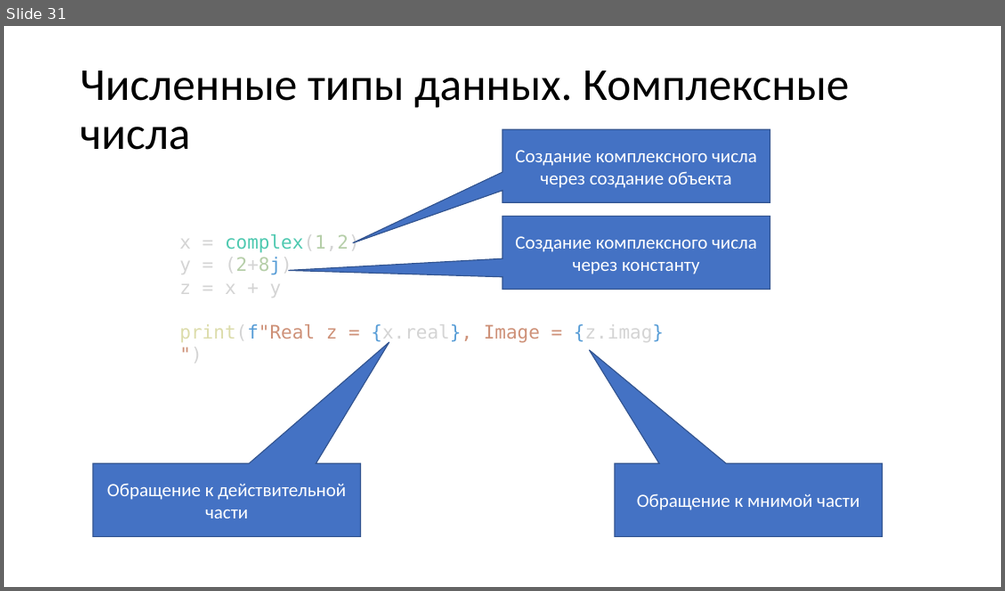
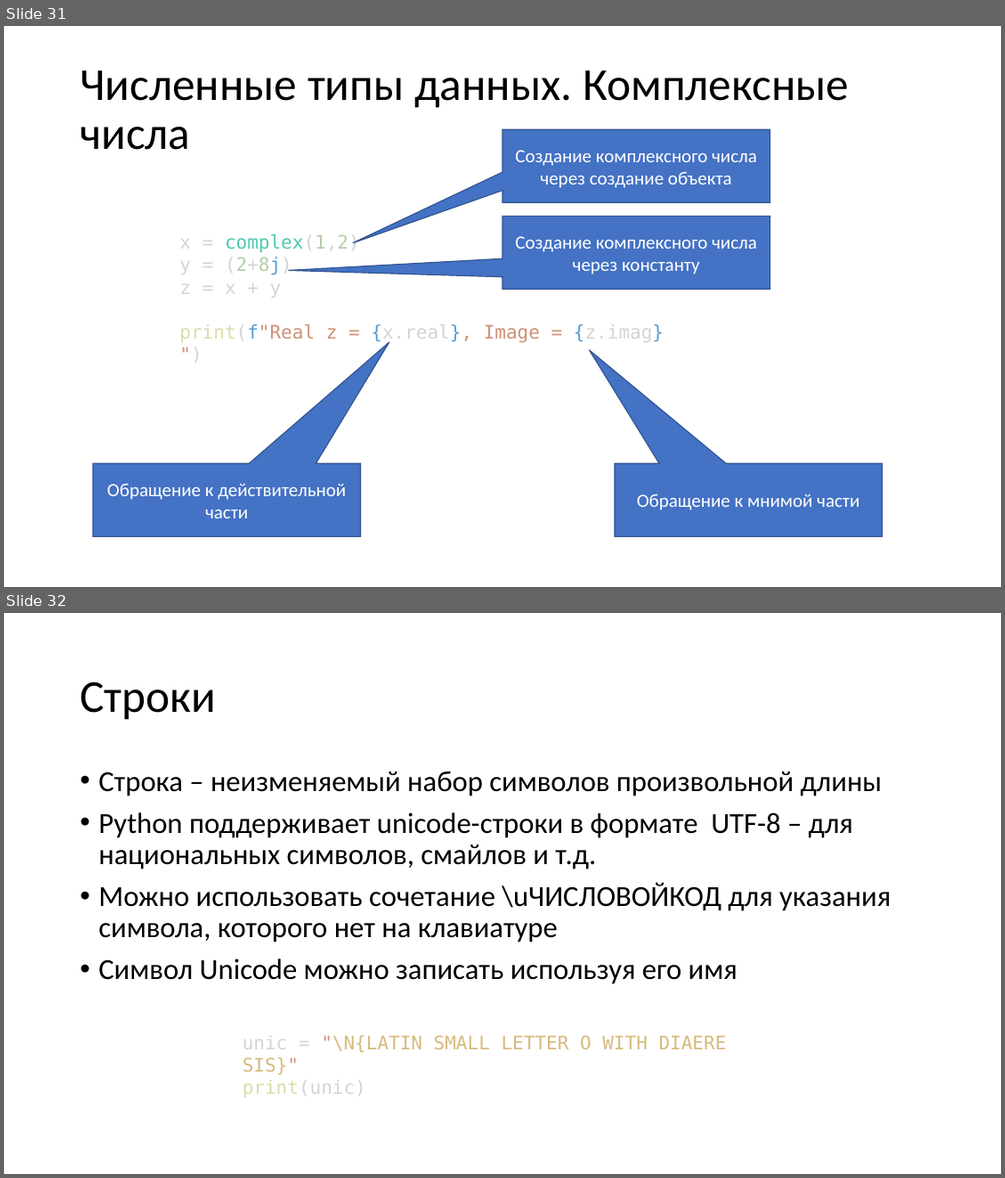
Before and after one commit to paveltsytovich/telegram-course, a slide deck: Presentation/Основы алгоритмизации и программирования.pptx. Shown one above the other, each under a label of ours: slide 31 before the commit, slides 31 and 32 after it. The pictures are 1005x591 and 1005x1178 pixels, drawn with LibreOffice and Linux fonts; fonts in the diff are those of the drawing. Boxes give left, top, right and bottom in pixels: in the first picture for what was removed or moved away, otherwise in the second. Text is boxed around its words. In the diff, an @@ line names an element or a change of style, - is before the commit and + after.

Commit message:
Строки и оператор slice

```diff
--- a/Presentation/Основы алгоритмизации и программирования.pptx
+++ b/Presentation/Основы алгоритмизации и программирования.pptx
@@ slide 32 added at [4, 613, 1001, 1174], background #FFFFFF @@
@@ title added at [80, 682, 216, 720], 44 pt, text #000000 @@
+Строки
@@ text added at [98, 771, 890, 984], 28 pt, text #000000 @@
+• Строка – неизменяемый набор символов произвольной длины
+• Python поддерживает unicode-строки в формате UTF-8 – для национальных символов, смайлов и т.д.
+• Можно использовать сочетание \uЧИСЛОВОЙКОД для указания символа, которого нет на клавиатуре
+• Символ Unicode можно записать используя его имя
@@ text added at [243, 1035, 647, 1097], 18 pt, text #D7BA7D @@
+unic = "\N{LATIN SMALL LETTER O WITH DIAERESIS}"
+print(unic)
```
Also in this commit, not shown: 5 other slides added, 3 other files.
